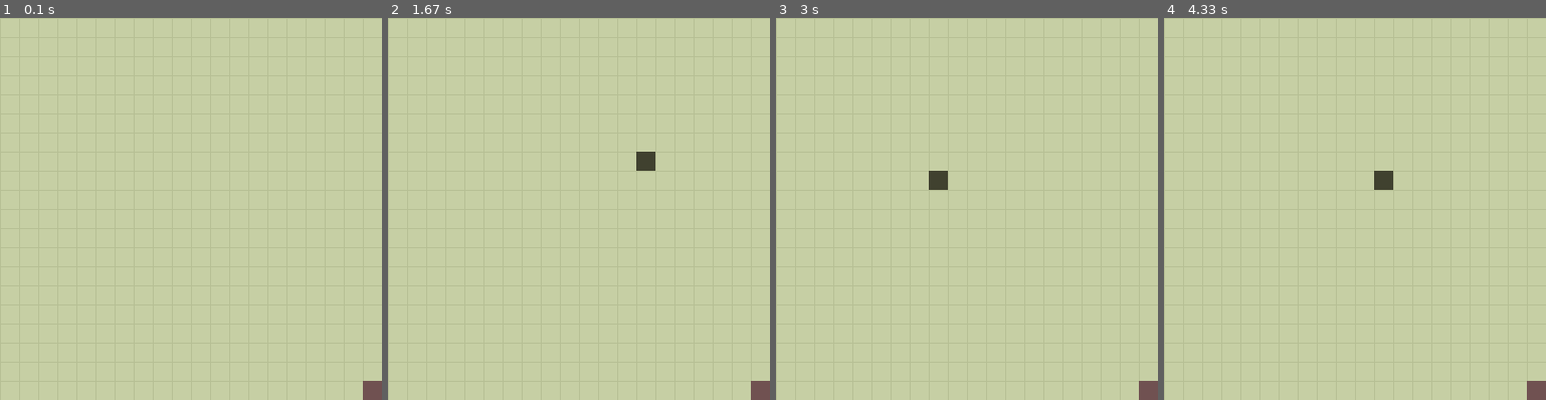
Above: before the commit, frames 1-4 (left to right).
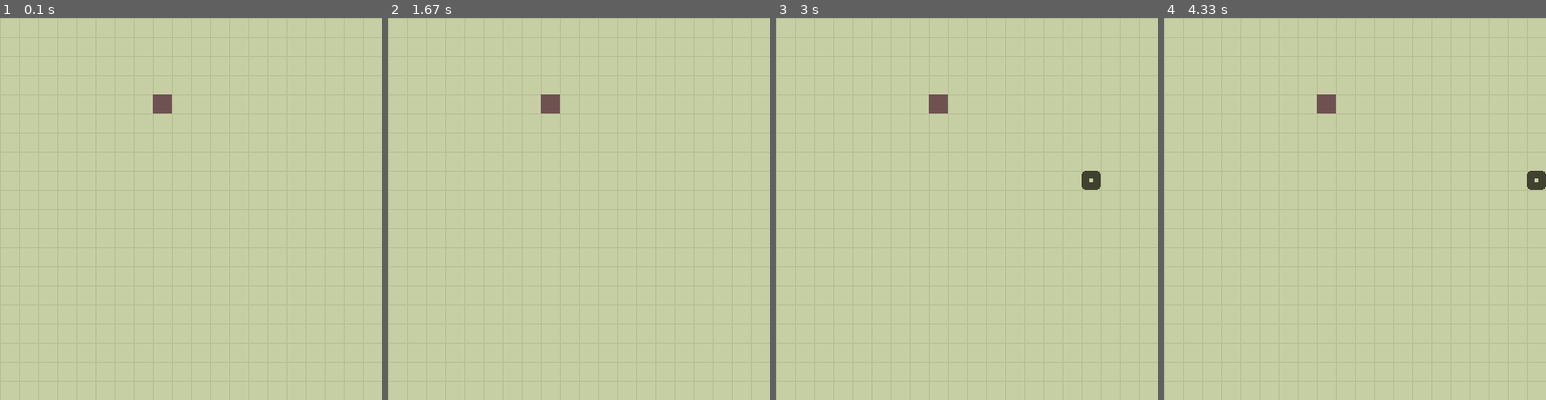
Above: after the commit, the same moments.

Repository: SubGameR69/Pygame-Projects
Game: pygame game, started from Snake Game/main.py
The game is run twice, just before and just after one commit, with the same random seed, the same clock (stepped at 60 frames per second) and the same inputs.
Inputs:
- Up to frame 1 (0.1 s): no input
- Up to frame 2 (1.67 s): hold Right 0.33-0.8 s; hold Up 0.83-1.13 s; hold Right 1.17-1.63 s
- Up to frame 3 (3 s): hold Left 1.67-2.2 s; hold Down 2.23-2.53 s; hold Left 2.57-2.97 s
- Up to frame 4 (4.33 s): hold Up 3-3.37 s; hold Right 3.4-4.03 s; hold Down from 4.07 s (still down)

The runs differ from the first frame. In frame 1, 0.5% of the frame differs, in the area x 40-100%, y 20-100%; in frame 2, 0.8%; in frame 3, 1.0%; in frame 4, 1.0%.

Commit message:
Eat Food

Diff:
--- a/Snake Game/main.py
+++ b/Snake Game/main.py
@@ -17,8 +17,7 @@
 snake_length = None
 snake_parts = None
 snake_direction = None
-ran_snake_pos = randrange(0, SCREEN_SIZE, SNAKE_PART_SIZE)
-ran_food_pos = randrange(0, SCREEN_SIZE, SNAKE_PART_SIZE)
+
 
 food_rect = None
 
@@ -26,14 +25,20 @@
     if begin:
         begin = False
         time = 0
-        snake_rect = pygame.rect.Rect(ran_snake_pos, ran_snake_pos, SNAKE_PART_SIZE, SNAKE_PART_SIZE)
+        snake_rect = pygame.rect.Rect(randrange(0, SCREEN_SIZE, SNAKE_PART_SIZE),
+                                      randrange(0, SCREEN_SIZE, SNAKE_PART_SIZE),
+                                      SNAKE_PART_SIZE,
+                                      SNAKE_PART_SIZE)
         snake_length = 1
         snake_parts = []
         snake_direction = pygame.math.Vector2(0, 0)
 
     if bait:
         bait = False
-        food_rect = pygame.rect.Rect(ran_food_pos, ran_food_pos, FOOD_SIZE, FOOD_SIZE)
+        food_rect = pygame.rect.Rect(randrange(0, SCREEN_SIZE, FOOD_SIZE),
+                                     randrange(0, SCREEN_SIZE, FOOD_SIZE),
+                                     FOOD_SIZE,
+                                     FOOD_SIZE)
 
     for event in pygame.event.get():
         if event.type == pygame.QUIT or (event.type == pygame.KEYDOWN and event.key == pygame.K_ESCAPE):
@@ -63,7 +68,11 @@
         snake_parts = snake_parts[-snake_length:]
 
     pygame.draw.rect(screen, FOOD_COLOR, food_rect)
-    [pygame.draw.rect(screen, SNAKE_COLOR, snake_part) for snake_part in snake_parts]
+    [pygame.draw.rect(screen, SNAKE_COLOR, snake_part, 8, 4) for snake_part in snake_parts]
+
+    if snake_rect.colliderect(food_rect):
+        snake_length += 1
+        bait = True
 
     pygame.display.flip()
 
